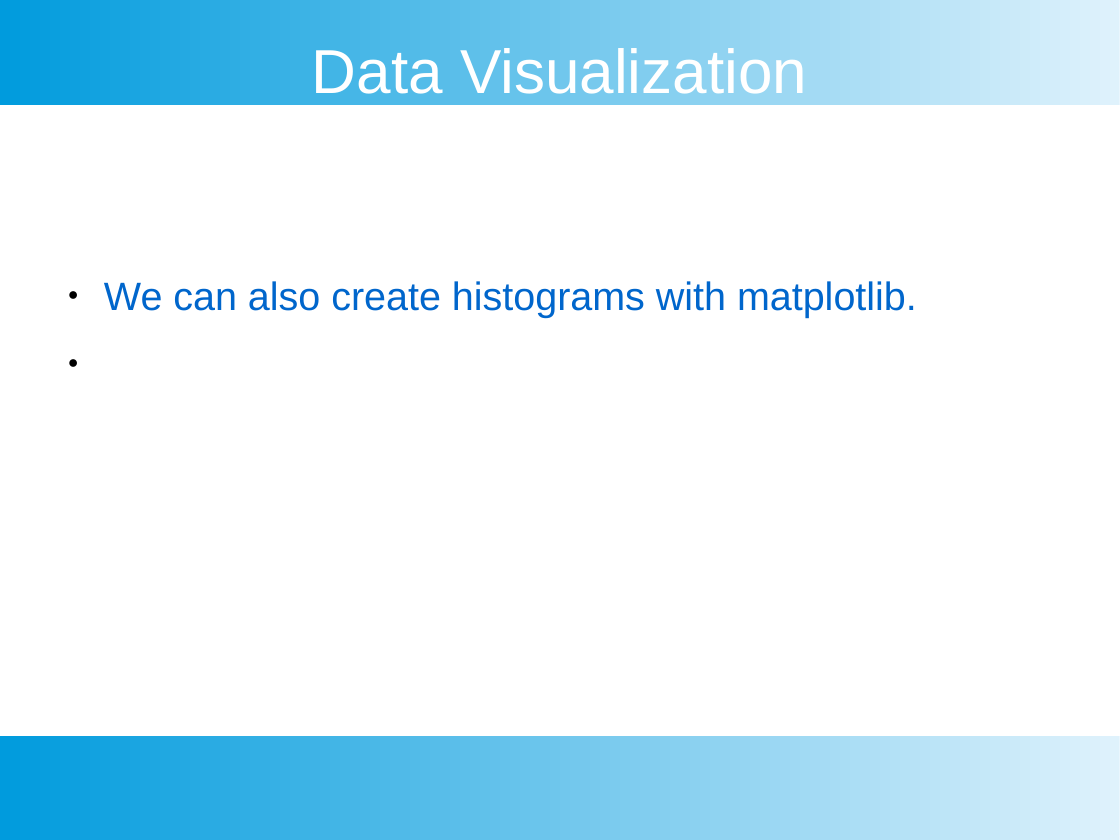
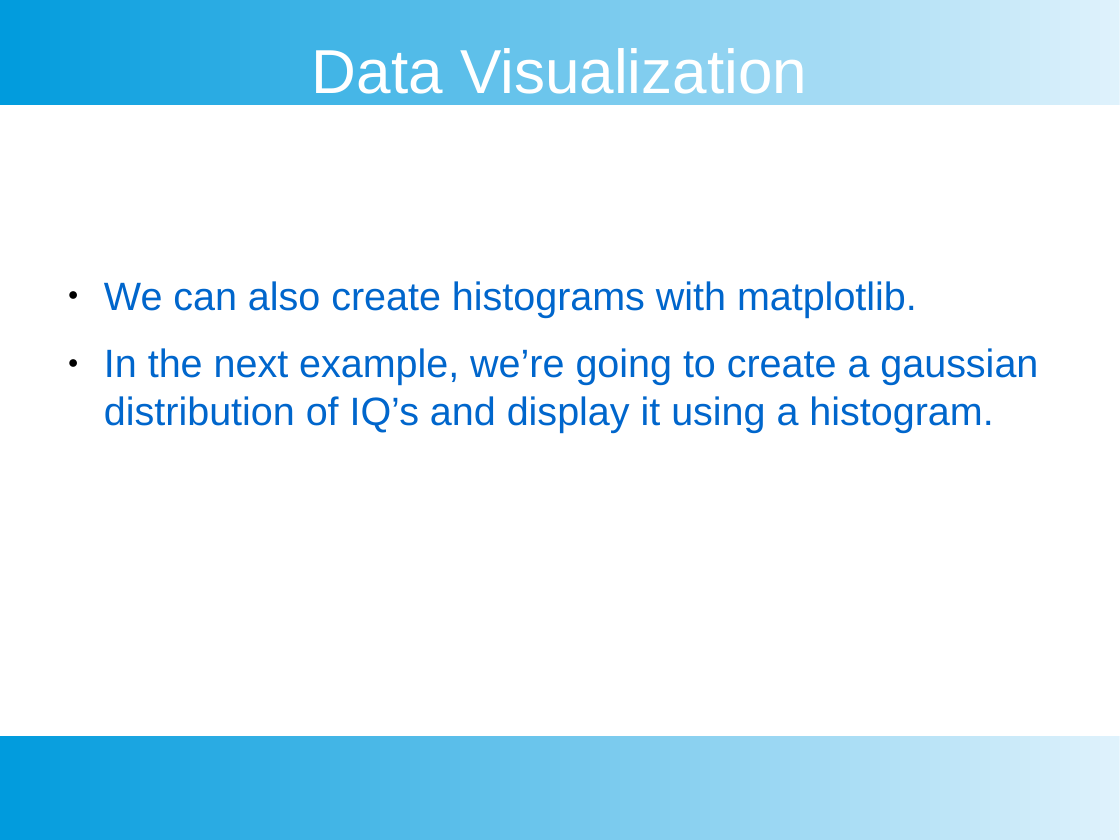
Before and after one commit to chankeypathak/CitiDataScience, a slide deck: slide 30 of docs/Module 3.pptx. Drawn at 1120x840 pixels with LibreOffice and Linux fonts; fonts in the diff are those of the drawing. Boxes give left, top, right and bottom in pixels: in the first picture for what was removed or moved away, otherwise in the second. Text is boxed around its words. In the diff, an @@ line names an element or a change of style, - is before the commit and + after.

```diff
--- a/docs/Module 3.pptx
+++ b/docs/Module 3.pptx
@@ text at [104,348,1038,432]: paragraph added @@
+● In the next example, we’re going to create a gaussian distribution of IQ’s and display it using a histogram.
```
Also in this commit, not shown: 4 other slides changed, 14 slides added, 31 slides removed, 3 other files.
